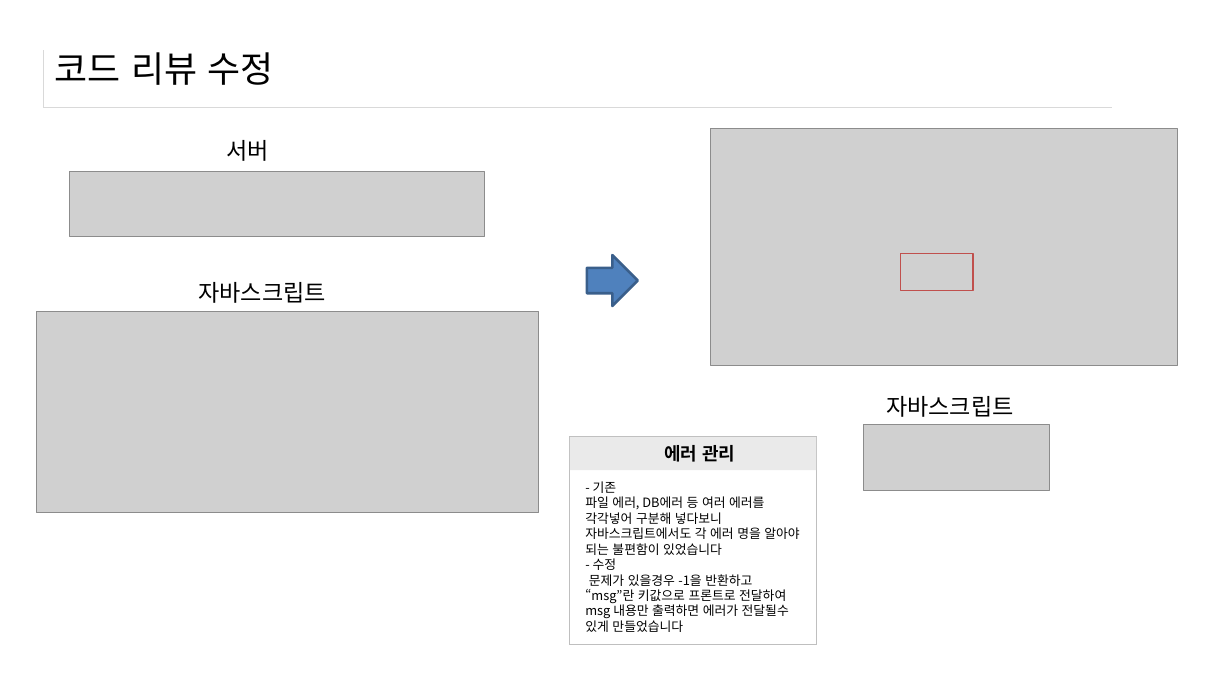
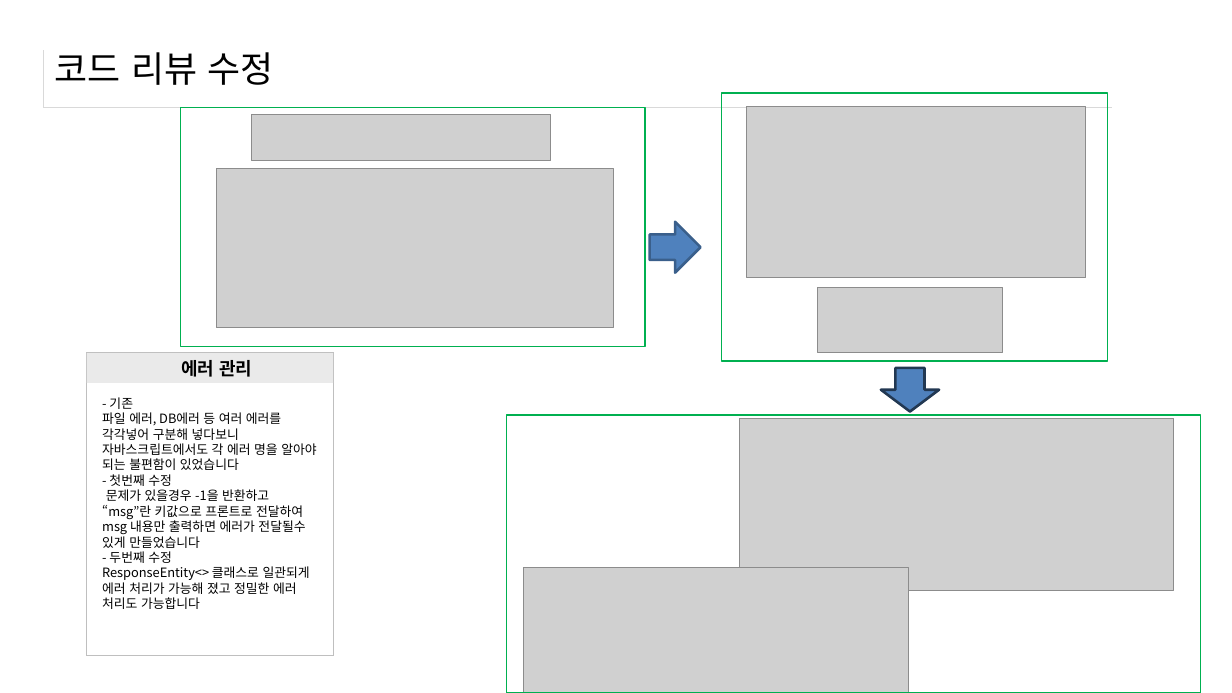
Before and after one commit to sujin9335/ERD, a slide deck: slide 19 of 김수진.pptx (slide 18 before the commit). Drawn at 1232x693 pixels with LibreOffice and Linux fonts; fonts in the diff are those of the drawing; grey boxes stand for pictures. Boxes give left, top, right and bottom in pixels: in the first picture for what was removed or moved away, otherwise in the second. Text is boxed around its words. In the diff, an @@ line names an element or a change of style, - is before the commit and + after.

```diff
--- a/김수진.pptx
+++ b/김수진.pptx
@@ rectangle added at (180, 107, 645, 347), outline #00B050 1 pt @@
@@ picture: place and size @@
-picture at (69, 172, 485, 237)
+picture at (251, 115, 551, 161)
@@ rectangle added at (722, 93, 1108, 361), outline #00B050 1 pt @@
@@ picture: place and size @@
-picture at (711, 128, 1177, 365)
+picture at (747, 106, 1085, 278)
@@ text removed at (226, 140, 269, 161) @@
-서버
@@ picture: place and size @@
-picture at (36, 311, 539, 513)
+picture at (216, 169, 614, 328)
@@ right arrow: place and size @@
-right arrow at (587, 255, 638, 306)
+right arrow at (650, 222, 701, 273)
@@ rectangle removed at (900, 254, 973, 290) @@
@@ text removed at (198, 282, 326, 303) @@
-자바스크립트
@@ picture: place and size @@
-picture at (863, 425, 1049, 491)
+picture at (817, 287, 1003, 353)
@@ freeform shape "에러 관리": place and size @@
-freeform shape "에러 관리" at (569, 437, 816, 470)
+freeform shape "에러 관리" at (87, 353, 334, 383)
@@ rectangle: place and size @@
-rectangle at (570, 437, 817, 645)
+rectangle at (87, 352, 334, 655)
@@ down arrow added at (881, 368, 939, 411), fill #4F81BD, outline #233953 2 pt @@
@@ text "- 기존": place and size @@
-text "- 기존" at (585, 481, 799, 632)
+text "- 기존" at (102, 397, 316, 609)
@@ rectangle added at (507, 415, 1201, 693), outline #00B050 1 pt @@
@@ picture added at (740, 419, 1175, 591) @@
@@ text removed at (886, 396, 1014, 417) @@
-자바스크립트
@@ text at (109, 474, 172, 486): text changed @@
-- 수정
+- 첫번째 수정
@@ text at (102, 551, 310, 609): paragraphs added @@
+- 두번째 수정
+ResponseEntity<> 클래스로 일관되게 에러 처리가 가능해 졌고 정밀한 에러 처리도 가능합니다
@@ picture added at (523, 567, 909, 693) @@
```
Also in this commit, not shown: 2 other slides changed, 1 slide added, 10 other files.
